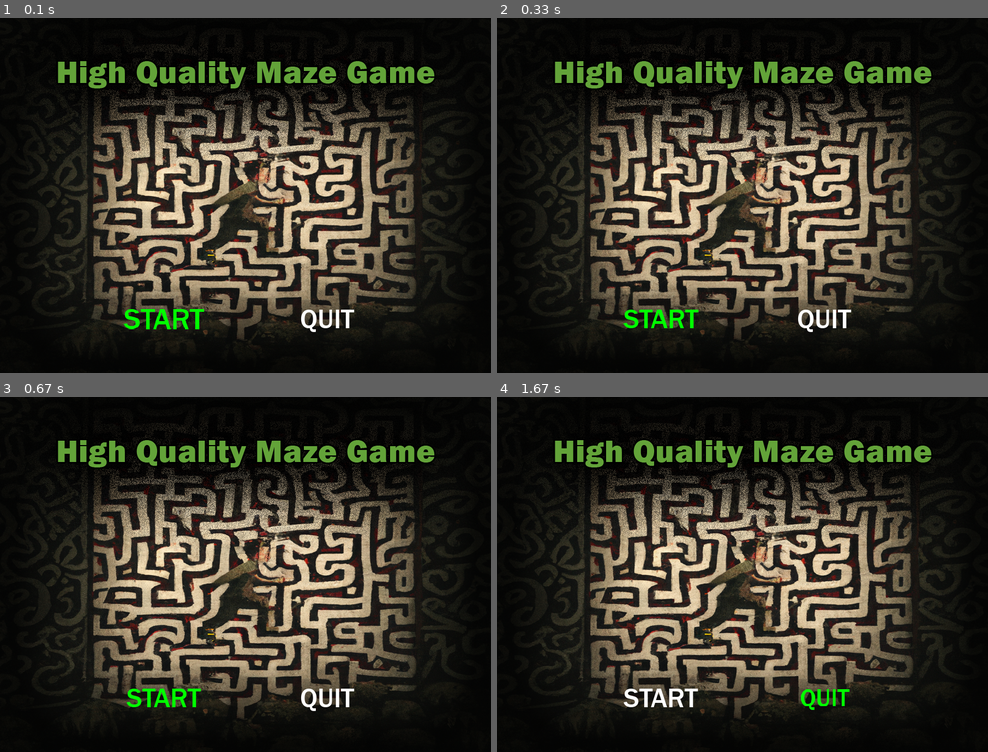
Above: before the commit, frames 1-4 (two rows, left to right).
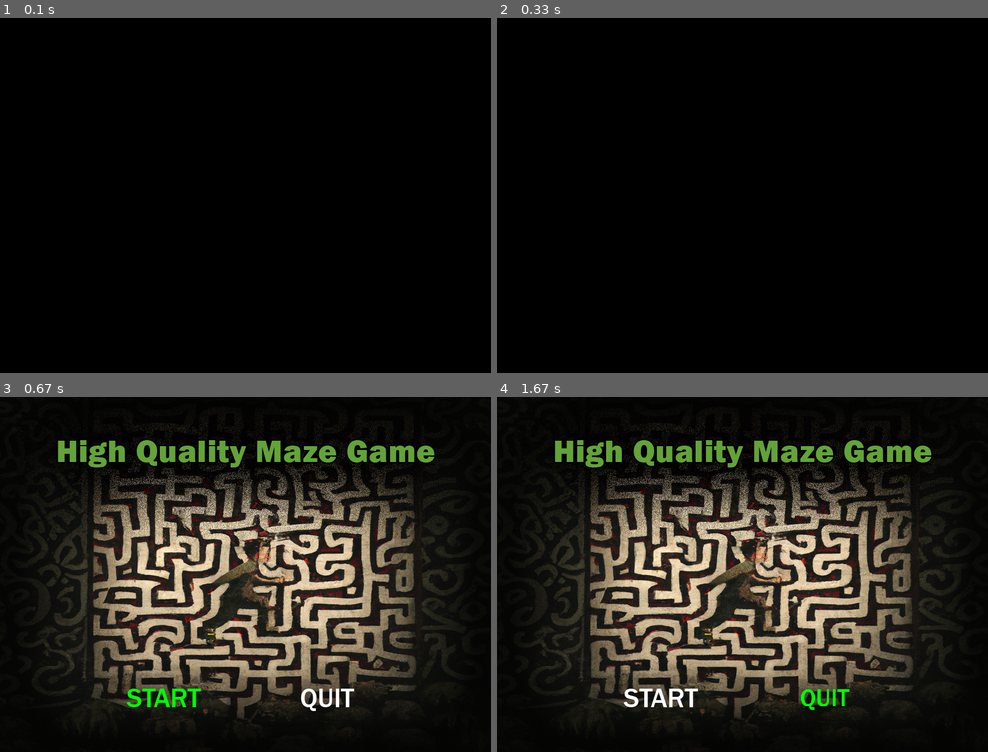
Above: after the commit, the same moments.

Repository: orokro/PyGame-Maze
Game: pygame game, started from PlayMazeGame.py
The game is run twice, just before and just after one commit, with the same random seed, the same clock (stepped at 60 frames per second) and the same inputs.
Inputs:
- Up to frame 1 (0.1 s): no input
- Up to frame 2 (0.33 s): no input
- Up to frame 3 (0.67 s): tap 1 at 0.33 s
- Up to frame 4 (1.67 s): hold Right 0.67-1.13 s; hold Up 1.17-1.47 s; hold Right from 1.5 s (still down)

The runs differ from the first frame. In frame 1, 44% of the frame differs, in the area x 3-95%, y 5-95%; in frame 2, 44%; in frame 3, nothing differs; in frame 4, nothing differs.

Commit message:
Adds skeleton / basis of Camera class

Diff:
--- /dev/null
+++ b/Camera.py
@@ -0,0 +1,100 @@
+"""
+	Camera.py
+	---------
+
+	This file/module provides a class that acts as a logical camera.
+
+	Note, that I say 'logical camera' because this camera does not actually render anything!
+
+	(That will all be handled in our GameScreen.render() method)
+
+	Rather, this class will just store the X/Y location in the game world we should be rendering.
+
+	Also, possibly prodive some function for Zoom, Rotate, or Lerp-Pan down the road.
+
+	So, in otherwords, this handles the logic around the games "camera", not actually rendering.
+"""
+
+# main Camera cass
+class Camera:
+
+	# constructor
+	def __init__(self, scene, win):
+		"""Constructs the Camera objec
+
+		Args:
+			scene (Scene): the game's scene we're in
+			win (Surface): the pygame render surface for our window
+		"""
+
+		# save reference to the scene we're in
+		# (We probably don't need to go all the way up to game reference)
+		self._scene = scene
+
+		# also save the window we're rendering in.
+		# NOTE: we COULD technically just access scene._win, but it's private and exposing it seems weird
+		self._win = win
+
+		# for now our window is non-resizable
+		# and TBH idk if pygame supports that
+		# and TBevenmoreH idk if I wanna support that
+		# so lets just get stuff out of the way
+		self._winW = win.get_width()
+		self._winH = win.get_height()
+
+		# center of screen is half W/H
+		self._centerX = self._winW // 2
+		self._centerY = self._winH // 2
+
+		# for debug
+		# print(f'Screen Center: {self._centerX}, {self._centerY}')
+
+		# initial pos for now
+		self.x = 0
+		self.y = 0
+
+		# world scale
+		# we'll say some arbitary pixel amount is 1 world coordinate, e.g. 100 pixels = 1 unit
+		self._worldScale = 100
+
+		# not sure if I plan on supporting this, but ill leave it here just in case
+		# how much we are zooming
+		self.zoom = 1
+
+
+	# public method to update camera position in game co-ordinates
+	def moveTo(self, x, y):
+		"""public method to update camera position in game coordinates
+
+		Args:
+			x (Number): x pos of camera in game world
+			y (Number): y pos of camera in game world
+		"""
+
+		# update our position
+		self.x = x
+		self.y = y
+
+
+	# helper function to get screen coordinates of a tuple from our camera position
+	def getScreenPos(self, pos):
+		"""Gets where on screen an object should be in pixels, from it's position relative to the camera in world coordinates
+
+		Args:
+			pos (Tuple): (X, Y) tuple position
+
+		Returns:
+			Typle: (X, Y) tuple in screen position pixels
+		"""
+
+		# our pos will be a tuple in game world coordinates
+		# however, instead of the top-left of the screen, we'll assume the center of the camera is 0,0
+
+		# so with that in mind, figure out where the position is relative to center of camera in world scale
+		posRelativeToCamera = (self.x - pos[0], self.y - pos[1])
+
+		# convert to pixels:
+		posRelativeToCameraInPixels = (posRelativeToCamera[0] * self._worldScale, posRelativeToCamera[1] * self._worldScale)
+
+		# add to center of screen to get final screen coordinates
+		return (self._centerX + posRelativeToCameraInPixels[0], self._centerY + posRelativeToCameraInPixels[1])
--- a/MazeGame.py
+++ b/MazeGame.py
@@ -44,6 +44,9 @@
 
 		# build our scenes
 		self._setupScenes()
+
+		# for debug: skip to game screen (past title screen)
+		self._sceneMgr.switchScene(1)
 
 		# true until user quits or w/e
 		self._run = True
--- a/SceneGame.py
+++ b/SceneGame.py
@@ -13,6 +13,9 @@
 # import Scene since we finna use that
 from Scene import Scene
 
+# import our camera class
+from Camera import Camera
+
 # Game screen scene, extends Scene
 class GameScreen(Scene):
 
@@ -24,6 +27,9 @@
 			game (MazeGame): reference to our main game isntance
 			win (Surface): pygame surface for rendering
 		"""
+
+		# make our camera we'll use for moving around our world
+		self._cam = Camera(self, win)
 
 		# we'll hard code title in this file, we dont need to pass it in
 		super().__init__(game, win, "Game Play Screen")
